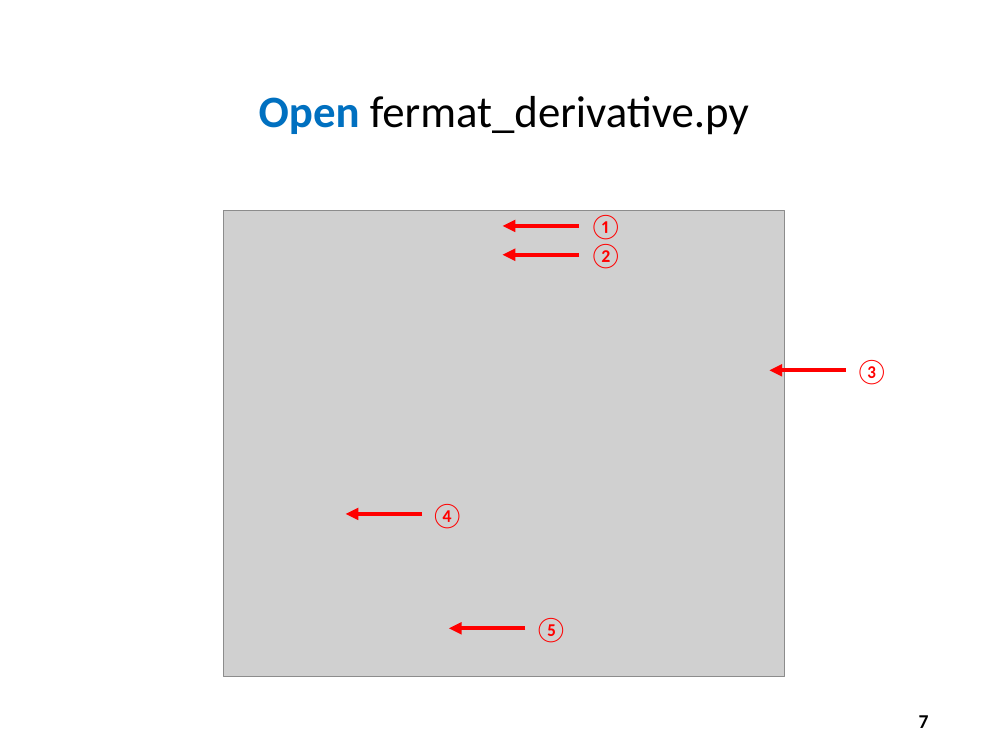
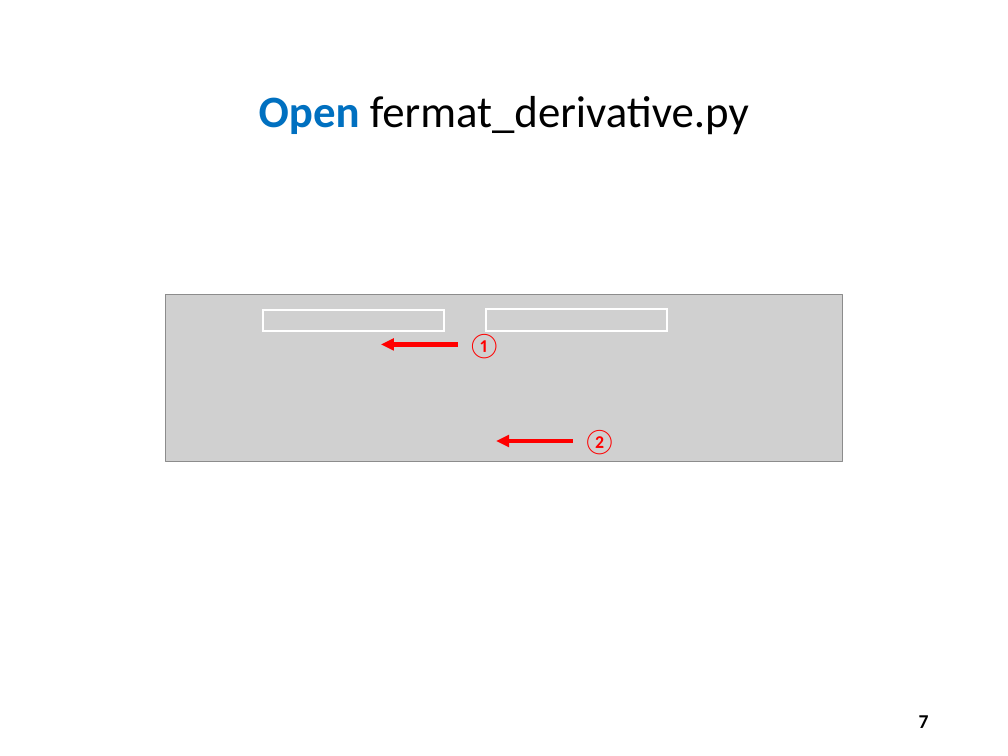
Before and after one commit to noahchampagne/QIS101, a slide deck: slide 7 of slides/Session 10 - Numerical Analysis/Session 10 - Numerical Analysis.pptx. Drawn at 1008x756 pixels with LibreOffice and Linux fonts; fonts in the diff are those of the drawing; grey boxes stand for pictures. Boxes give left, top, right and bottom in pixels: in the first picture for what was removed or moved away, otherwise in the second. Text is boxed around its words. In the diff, an @@ line names an element or a change of style, - is before the commit and + after.

```diff
--- a/slides/Session 10 - Numerical Analysis/Session 10 - Numerical Analysis.pptx
+++ b/slides/Session 10 - Numerical Analysis/Session 10 - Numerical Analysis.pptx
@@ picture removed at <box>223,211,784,676</box> @@
@@ arrow removed from (579, 226) to (503, 226) @@
@@ picture added at <box>165,294,843,462</box> @@
@@ rectangle added at <box>263,309,445,331</box>, outline #FFFFFF 1.5 pt @@
@@ text "①": place and size @@
-text "①" at <box>589,215,622,240</box>
+text "①" at <box>468,334,501,359</box>
@@ rectangle added at <box>486,309,667,331</box>, outline #FFFFFF 1.5 pt @@
@@ arrow moved from (579, 255) - (503, 255) to (458, 345) - (381, 345) @@
@@ arrow removed from (846, 370) to (769, 370) @@
@@ text removed at <box>855,360,888,385</box> @@
-③
@@ arrow moved from (422, 514) - (346, 514) to (573, 442) - (497, 442) @@
@@ text "②": place and size @@
-text "②" at <box>589,244,622,269</box>
+text "②" at <box>583,430,616,455</box>
@@ text removed at <box>431,504,464,529</box> @@
-④
@@ arrow removed from (525, 628) to (449, 628) @@
@@ text removed at <box>534,618,567,643</box> @@
-⑤
```
Also in this commit, not shown: 11 other slides changed, 2 slides removed.
